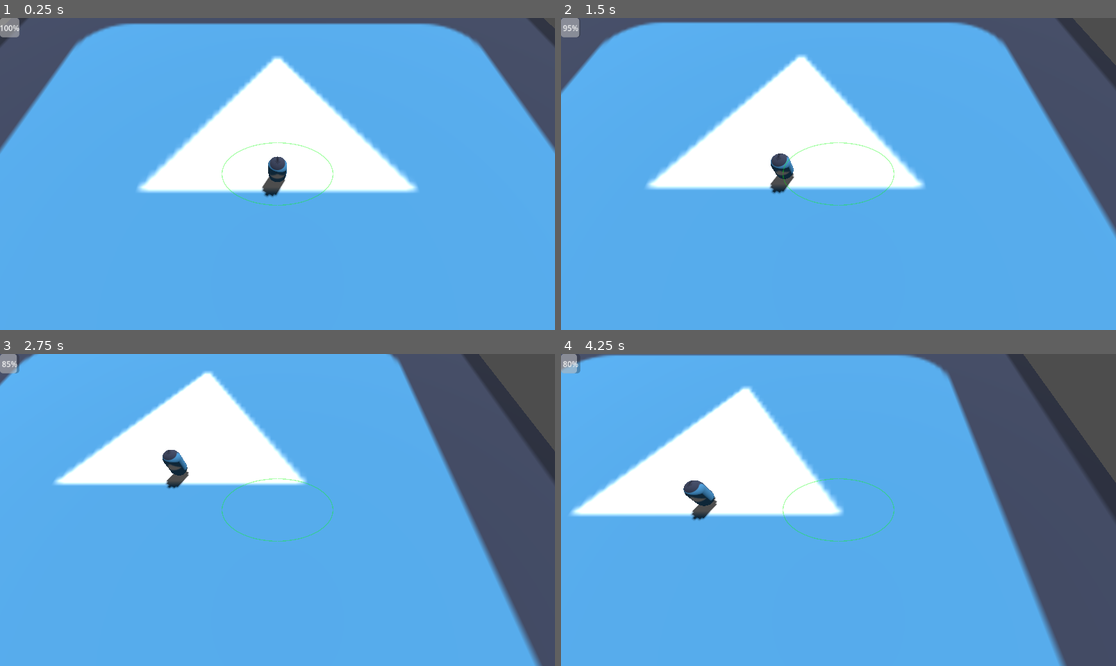
Above: before the commit, frames 1-4 (two rows, left to right).
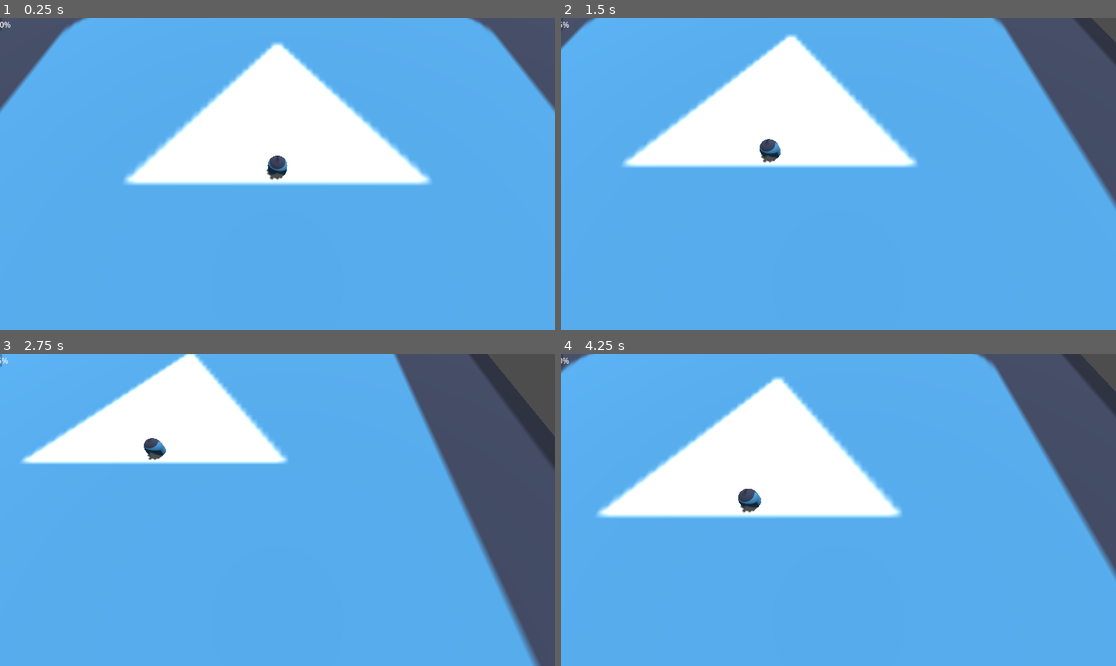
Above: after the commit, the same moments.

Repository: toledosq/godot_zombies
Game: Godot game, scene res://scenes/Main.tscn
Same seed, same stepped clock (60 frames per second), same inputs: the game is played once before the commit and once after it. The engine's default icon, where the game draws it, is replaced by a stand-in: a white triangle on a blue panel in a dark square.
Inputs (mouse positions are in pixels of both pictures, inside the frame that each line leads up to):
- Up to frame 1 (0.25 s): no input
- Up to frame 2 (1.5 s): tap Enter at 0.5 s; move the mouse to (960, 158) at 0.52 s; hold D (move_right) 0.53-1.28 s; tap J (test_damage) at 0.6 s; move the mouse to (727, 189) at 1.27 s; hold S (move_back) from 1.28 s (still down); tap K (test_heal) at 1.35 s
- Up to frame 3 (2.75 s): move the mouse to (333, 441) at 2.02 s; release S (move_back) at 2.03 s; hold D (move_right) from 2.03 s (still down); tap J (test_damage) at 2.1 s
- Up to frame 4 (4.25 s): move the mouse to (810, 572) at 2.77 s; release D (move_right) at 2.78 s; hold W (move_forward) 2.78-3.53 s; tap K (test_heal) at 2.85 s; move the mouse to (1005, 556) at 3.52 s; hold A (move_left) from 3.53 s (still down); tap J (test_damage) at 3.6 s

The runs differ from the first frame. In frame 1, 12% of the frame differs, in the area x 0-100%, y 0-61%; in frame 2, 15%; in frame 3, 9.4%; in frame 4, 26%, in the area x 0-100%, y 0-100%.

Commit message:
Shuffle things around for multiplayer compatibility

Diff:
--- a/project.godot
+++ b/project.godot
@@ -18,7 +18,6 @@
 [autoload]
 
 ItemDatabase="*res://scripts/ItemDatabase.gd"
-UiEventBus="*res://scripts/UIEventBus.gd"
 
 [input]
 
--- a/scenes/Main.tscn
+++ b/scenes/Main.tscn
@@ -1,12 +1,9 @@
-[gd_scene load_steps=11 format=3 uid="uid://5g6hav51ui0q"]
+[gd_scene load_steps=8 format=3 uid="uid://5g6hav51ui0q"]
 
 [ext_resource type="Script" uid="uid://cl6hsfp7i6sql" path="res://scripts/main.gd" id="1_c01mt"]
 [ext_resource type="Environment" uid="uid://dgmsf46fcrpqd" path="res://default_env.tres" id="1_elqb8"]
 [ext_resource type="Texture2D" uid="uid://bksny4u3uu7h7" path="res://icon.svg" id="2_0bbpv"]
 [ext_resource type="PackedScene" uid="uid://coq7sptp1bsje" path="res://scenes/Player.tscn" id="2_rvslj"]
-[ext_resource type="Script" uid="uid://3stm174dy74a" path="res://scripts/camera_rig.gd" id="4_rarhs"]
-[ext_resource type="Script" uid="uid://2ivha60ioyls" path="res://scripts/deadzone_debug.gd" id="5_vcsgt"]
-[ext_resource type="Script" uid="uid://qe65qxs11j4a" path="res://scripts/Hud.gd" id="7_nxtc6"]
 
 [sub_resource type="PlaneMesh" id="PlaneMesh_rvslj"]
 size = Vector2(50, 50)
@@ -19,6 +16,8 @@
 
 [node name="Main" type="Node3D"]
 script = ExtResource("1_c01mt")
+player_scene = ExtResource("2_rvslj")
+spawn_points = Array[NodePath]([NodePath("SpawnPoint")])
 
 [node name="Sun" type="DirectionalLight3D" parent="."]
 transform = Transform3D(-0.8660254, -0.43301278, 0.25, 0, 0.49999997, 0.86602545, -0.50000006, 0.75, -0.43301266, 0, 0, 0)
@@ -37,40 +36,4 @@
 transform = Transform3D(1, 0, 0, 0, 1, 0, 0, 0, 1, 0, -0.5, 0)
 shape = SubResource("BoxShape3D_rvslj")
 
-[node name="Player" parent="." instance=ExtResource("2_rvslj")]
-transform = Transform3D(1, 0, 0, 0, 1, 0, 0, 0, 1, 0, 1, 0)
-
-[node name="CameraRig" type="Node3D" parent="."]
-unique_name_in_owner = true
-script = ExtResource("4_rarhs")
-follow_target = NodePath("../Player")
-
-[node name="Camera3D" type="Camera3D" parent="CameraRig"]
-current = true
-
-[node name="CanvasLayer" type="CanvasLayer" parent="CameraRig"]
-
-[node name="DeadzoneDebug" type="Control" parent="CameraRig/CanvasLayer"]
-layout_mode = 3
-anchors_preset = 0
-offset_right = 40.0
-offset_bottom = 40.0
-script = ExtResource("5_vcsgt")
-
-[node name="HUD" type="CanvasLayer" parent="."]
-script = ExtResource("7_nxtc6")
-
-[node name="VitalsContainer" type="Control" parent="HUD"]
-layout_mode = 3
-anchors_preset = 15
-anchor_right = 1.0
-anchor_bottom = 1.0
-grow_horizontal = 2
-grow_vertical = 2
-
-[node name="HealthBar" type="ProgressBar" parent="HUD/VitalsContainer"]
-unique_name_in_owner = true
-layout_mode = 0
-offset_right = 40.0
-offset_bottom = 40.0
-rounded = true
+[node name="SpawnPoint" type="Marker3D" parent="."]
--- a/scenes/Player.tscn
+++ b/scenes/Player.tscn
@@ -1,8 +1,10 @@
-[gd_scene load_steps=7 format=3 uid="uid://coq7sptp1bsje"]
+[gd_scene load_steps=9 format=3 uid="uid://coq7sptp1bsje"]
 
 [ext_resource type="Script" uid="uid://de2h45kccyxwu" path="res://scripts/player.gd" id="1"]
 [ext_resource type="Texture2D" uid="uid://bksny4u3uu7h7" path="res://icon.svg" id="2_v6fml"]
 [ext_resource type="Script" uid="uid://f7mtdxk0kw1y" path="res://scripts/Health.gd" id="3_3li8b"]
+[ext_resource type="Script" uid="uid://3stm174dy74a" path="res://scripts/camera_rig.gd" id="4_qu4a1"]
+[ext_resource type="Script" uid="uid://qe65qxs11j4a" path="res://scripts/Hud.gd" id="6_70d11"]
 
 [sub_resource type="CapsuleShape3D" id="CapsuleShape3D_5q5h1"]
 height = 1.8
@@ -25,3 +27,27 @@
 
 [node name="Health" type="Node" parent="."]
 script = ExtResource("3_3li8b")
+
+[node name="PlayerCamera" type="Node3D" parent="."]
+script = ExtResource("4_qu4a1")
+metadata/_custom_type_script = "uid://3stm174dy74a"
+
+[node name="Camera3D" type="Camera3D" parent="PlayerCamera"]
+current = true
+
+[node name="HUD" type="CanvasLayer" parent="."]
+script = ExtResource("6_70d11")
+
+[node name="VitalsContainer" type="Control" parent="HUD"]
+layout_mode = 3
+anchors_preset = 15
+anchor_right = 1.0
+anchor_bottom = 1.0
+grow_horizontal = 2
+grow_vertical = 2
+
+[node name="HealthBar" type="ProgressBar" parent="HUD/VitalsContainer"]
+layout_mode = 0
+offset_right = 4.0
+offset_bottom = 27.0
+rounded = true
--- a/scripts/Hud.gd
+++ b/scripts/Hud.gd
@@ -1,21 +1,18 @@
 extends CanvasLayer
+class_name PlayerHud
 
-@onready var health_bar = %HealthBar
+@onready var health_bar = $VitalsContainer/HealthBar
+
+signal ready_
 
 func _ready():
-	UiEventBus.connect("health_changed", _on_health_changed)
-	UiEventBus.connect("player_died", _on_player_died)
-	UiEventBus.connect("player_spawned", _on_player_spawned)
+	print("HUD: Ready")
+	emit_signal("ready_")
 
-func _on_health_changed(value: int, max_value: int):
+func _on_health_changed(_player_id: int, value: int, max_value: int):
 	print("HUD: Player health changed")
 	health_bar.max_value = max_value
 	health_bar.value = value
 
-func _on_player_died():
+func _on_player_died(_player_id):
 	print("HUD: Player died!")
-
-func _on_player_spawned(player):
-	print("HUD: Player spawned")
-	var hc = player.get_node("Health")
-	_on_health_changed(hc.current_health, hc.max_health)
--- a/scripts/UIEventBus.gd
+++ /dev/null
@@ -1,17 +0,0 @@
-extends Node
-
-signal health_changed(current: int, maximum: int)
-signal player_died
-signal player_spawned(player: Player)
-
-func emit_health_changed(current: int, maximum: int):
-	print("UI EventBus: Player Health Changed")
-	emit_signal("health_changed", current, maximum)
-
-func emit_player_died():
-	print("UI EventBus: Player Died")
-	emit_signal("player_died")
-
-func emit_player_spawned(player: Player):
-	print("UI EventBus: Player Spawned")
-	emit_signal("player_spawned", player)
--- a/scripts/camera_rig.gd
+++ b/scripts/camera_rig.gd
@@ -1,20 +1,18 @@
 class_name PlayerCamera
 extends Node3D
 
-@export var follow_target: NodePath
 @export var smooth_speed := 20.0
 @export var camera_distance := 10.0
 @export var camera_rotation := 60.0
-@export var deadzone_size := Vector2(0.2, 0.2)
+@export var deadzone_size := Vector2(0.3, 0.3)
 @export var max_pan_distance_horizontal_x := 6.0
 @export var max_pan_distance_horizontal_z := 3.0
 @export var lerp_speed_min := 2.0
 @export var lerp_speed_max := 5.0
 
 # cache nodes once
-@onready var target_node: Node3D = get_node(follow_target) as Node3D
+@export var target_node: Node3D
 @onready var camera: Camera3D    = $Camera3D
-@onready var debug_deadzone      = $CanvasLayer/DeadzoneDebug
 
 # precompute static offset direction
 var initial_offset: Vector3
@@ -24,17 +22,17 @@
 
 
 func _ready():
-	debug_deadzone.deadzone_size = deadzone_size
-
 	# compute the camera pitch vector just once
 	var pitch = deg_to_rad(camera_rotation)
 	initial_offset = Vector3(0, sin(pitch), cos(pitch)) * camera_distance
 
 	if target_node:
-		set_target(follow_target)
+		set_target(target_node)
 
 
 func _process(delta):
+	# Override inherited rotation
+	global_rotation = Vector3.ZERO
 	if not target_node:
 		return
 
@@ -89,8 +87,7 @@
 	global_transform.origin = new_pos
 
 func set_target(target):
-	follow_target = target
-	target_node = get_node(follow_target) as Node3D
+	target_node = target
 	camera.global_position = target_node.global_position + initial_offset
 	camera.look_at(
 		target_node.global_position + Vector3(0, -1.5, 0),
--- a/scripts/main.gd
+++ b/scripts/main.gd
@@ -1,30 +1,57 @@
 extends Node3D
+class_name Main
 
-@onready var camera_rig = %CameraRig
+@export var player_scene: PackedScene
+@export var spawn_points: Array[NodePath] = []
+
+var players = {}
 
 func _ready():
-	# When scene loads, populate item DB singleton
-	# TODO: This should be at an even higher level - done during initial game start
+	# When scene loads, populate item DB singleton (still TODO: Move higher)
 	print("Loading ItemDB")
 	for proto in ItemDatabase.library.items:
 		print(proto.id, ": ", proto.display_name)
 
 	# Spawn player in world
-	var player = $Player
-	_on_player_spawned(player)
+	spawn_players(1)
 
-func _on_player_health_changed(current: int, maximum: int):
-	print("Main: Player Health Changed")
-	UiEventBus.emit_health_changed(current, maximum)
+func spawn_players(player_count: int):
+	for i in player_count:
+		# Instantiate a player scene
+		var player = player_scene.instantiate()
+		if player == null:
+			push_error("Failed to instantiate player scene!")
+			return
 
-func _on_player_died():
-	print("Main: Player Died")
-	UiEventBus.emit_player_died()
+		# Assign player ID
+		player.player_name = "Player%d" % i
+		player.player_id = i
+
+		# Spawn the player
+		var spawn_transform = get_node(spawn_points[i]).global_transform
+		player.global_transform = spawn_transform
+		add_child(player)
+
+		# Wire player signals
+		_on_player_spawned(player)
+
+		# Track player
+		players[i] = player
 
 func _on_player_spawned(player):
-	print("Main: Player Spawned")
+	# Connect the player signals
 	player.connect("player_health_changed", _on_player_health_changed)
 	player.connect("player_died", _on_player_died)
-	UiEventBus.emit_player_spawned(player)
+
+	# Announce spawn
+	print("Main: Player %d Spawned " % player.player_id, player.player_name)
+
+	# Request player emit initial health state
 	print("Main: Requesting Player emit current health")
 	player.emit_current_health()
+
+func _on_player_health_changed(player_id_, current: int, maximum: int):
+	print("Main: Player %d Health Changed " % player_id_, current, "/", maximum)
+
+func _on_player_died(player_id_: int):
+	print("Main: Player %d Died" % player_id_)
--- a/scripts/player.gd
+++ b/scripts/player.gd
@@ -3,20 +3,35 @@
 
 @export var speed := 5.0
 
+var player_id: int
+var player_name: String
+
 var previous_transform: Transform3D
 var health_component: Health
+var player_hud: PlayerHud
 
-signal player_health_changed(current: int, maximum: int)
-signal player_died
+signal player_health_changed(player_id_:int, current: int, maximum: int)
+signal player_died(player_id_: int)
 
 @onready var body = $Body  # Path to visible mesh
 @onready var collision = $CollisionShape3D
-
+@onready var camera_rig = $PlayerCamera
 
 func _ready() -> void:
+	# Connect player Health Component
+	print("Player: Connecting Health Component")
 	health_component = $Health
-	health_component.connect("health_changed", self._on_health_changed)
-	health_component.connect("died", self._on_player_died)
+	health_component.connect("health_changed", _on_health_changed)
+	health_component.connect("died", _on_player_died)
+
+	# Connect player Heads Up Display
+	print("Player: Connecting HUD")
+	player_hud = $HUD
+	connect("player_health_changed", player_hud._on_health_changed)
+	connect("player_died", player_hud._on_player_died)
+	emit_current_health()
+
+	camera_rig.set_target(self)
 
 func _physics_process(delta):
 	previous_transform = body.global_transform
@@ -76,14 +91,14 @@
 			look_at(global_transform.origin + direction, Vector3.UP)
 
 func _on_health_changed(current:int, maximum:int) -> void:
-	# Update HUD
-	emit_signal("player_health_changed", current, maximum)
+	# Announce health change
+	emit_signal("player_health_changed", player_id, current, maximum)
 	# Play hit flash
 	print("Player: HP:", current, "/", maximum)
 
 func _on_player_died() -> void:
 	# Handle death: play animation, disable input, etc.
-	emit_signal("player_died")
+	emit_signal("player_died", player_id)
 	print("Player: Player has died!")
 
 func apply_damage(amount: int) -> void:
@@ -94,4 +109,4 @@
 
 func emit_current_health():
 	print("Player: Sharing current health")
-	emit_signal("player_health_changed", health_component.current_health, health_component.max_health)
+	_on_health_changed(health_component.current_health, health_component.max_health)
Not shown, removed: scripts/UIEventBus.gd.uid
